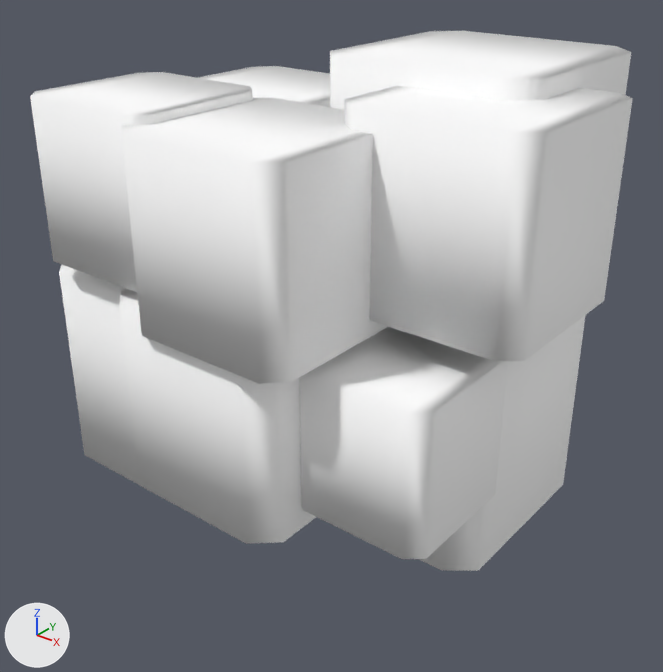
Before and after pictures for a commit that changed the FBX model Reference/Resource/Mesh/Animation/Effect/E_EF_Metamon_smoke.fbx.
Camera for both pictures: a camera (50 mm lens) standing at (0.0344, -0.0427, 0.0376) and looking at (0.0009, -0.0009, 0.0117). The lights are fixed; the arrows at lower left show +X, +Y and +Z.

The first picture shows 'smoke_1', 'smoke_10', 'smoke_11', 'smoke_2', 'smoke_3', 'smoke_4', 'smoke_5', 'smoke_6', 'smoke_9'.
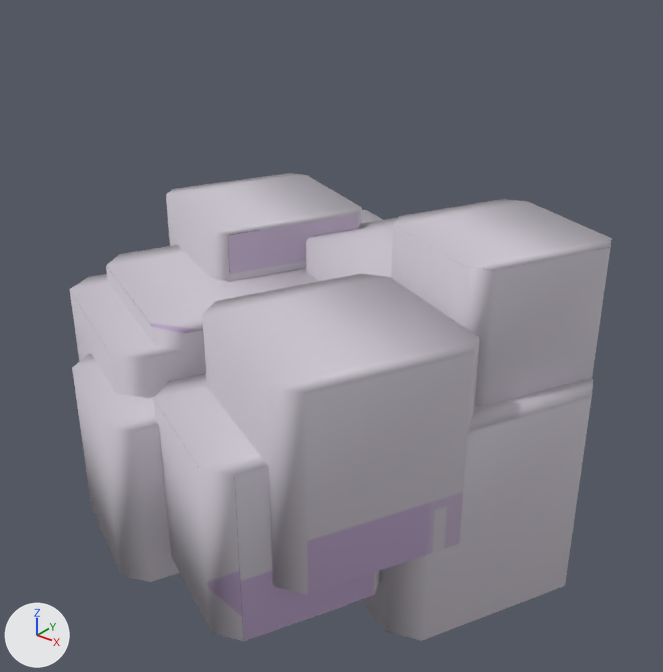
ob_smoke is not drawn itself; it is the parent of ob_smoke_1, ob_smoke_9, ob_smoke_2, ob_smoke_3, ob_smoke_11, ob_smoke_4, ob_smoke_7, ob_smoke_8.

Pixel boxes (x1, y1, x2, y2) of what changed, in the pictures (663 x 672 px):
```json
{"object": "smoke_5", "change": "surface changed, moved, turned", "before": [344, 86, 633, 361], "after": [166, 173, 362, 282]}
{"object": "smoke_1", "change": "surface changed, turned, moved", "before": [198, 66, 330, 107], "after": [202, 273, 480, 595]}
{"object": "smoke_10", "change": "surface changed, turned, moved", "before": [122, 98, 388, 384], "on screen": "not visible afterwards"}
{"object": "smoke_9", "change": "surface changed, moved, turned", "before": [30, 72, 253, 292], "after": [391, 199, 612, 407]}
{"object": "smoke_3", "change": "surface changed, turned, moved", "before": [59, 265, 139, 485], "after": [362, 378, 593, 641]}
{"object": "smoke_2", "change": "surface changed, turned", "before": [299, 327, 508, 559], "after": [361, 210, 383, 223]}
{"object": "smoke_11", "change": "surface changed, turned", "before": [119, 289, 316, 544], "after": [306, 218, 397, 281]}
{"object": "smoke_8", "change": "surface changed, turned", "after": [154, 373, 380, 641], "on screen": "not visible before"}
{"object": "smoke_6", "change": "surface changed, turned", "before": [419, 315, 586, 571], "after": [106, 245, 319, 378]}
{"object": "smoke_4", "change": "surface changed, turned, moved", "before": [330, 31, 631, 110], "after": [70, 274, 186, 398]}
{"object": "smoke_7", "change": "surface changed, turned", "after": [72, 354, 180, 582], "on screen": "not visible before"}
```

Scene script edits in JSON lines:
```json
{"op": "add", "block": "img_e_ef_metamon_smoke_png", "code": ["img_e_ef_metamon_smoke_png = load_image('E_EF_Metamon_smoke.png', 'E_EF_Metamon_smoke.png', 1024, 1024, 'sRGB')"]}
{"op": "remove", "block": "mat_lambert1", "code": "mat_lambert1.base_color = (1.0, 1.0, 1.0)  # white #ffffff"}
{"op": "set", "path": "mat_lambert1.roughness", "old": "0.553", "new": "0.5"}
{"op": "add", "block": "mat_lambert1", "code": "mat_lambert1.texture = img_e_ef_metamon_smoke_png  # with its transparency"}
{"op": "set", "path": "ob_smoke_1.location", "old": "(-0.291, 0.652, -0.153)", "new": "(-0.291, 0.34, -0.127)"}
{"op": "set", "path": "ob_smoke_9.location", "old": "(-0.263, 0.738, 0.241)", "new": "(-0.263, 0.492, 0.241)"}
{"op": "set", "path": "ob_smoke.rotation_euler", "old": "(0.0, 0.0, 0.0)", "new": "(0.0, 2.708, 0.0)", "note": "degrees (0, 0, 0) -> degrees (0, 155, 0)"}
{"op": "set", "path": "ob_smoke_3.location", "old": "(-0.262, 0.296, 0.138)", "new": "(-0.262, 0.153, 0.138)"}
{"op": "set", "path": "ob_smoke_4.location", "old": "(0.194, 0.727, -0.24)", "new": "(0.194, 0.19, -0.24)"}
{"op": "set", "path": "ob_smoke_10.location", "old": "(0.0575, 0.698, 0.255)", "new": "(0.0575, 0.219, 0.255)"}
{"op": "set", "path": "ob_smoke_5.location", "old": "(0.353, 0.737, -0.00477)", "new": "(0.353, 0.387, -0.00477)"}
```
